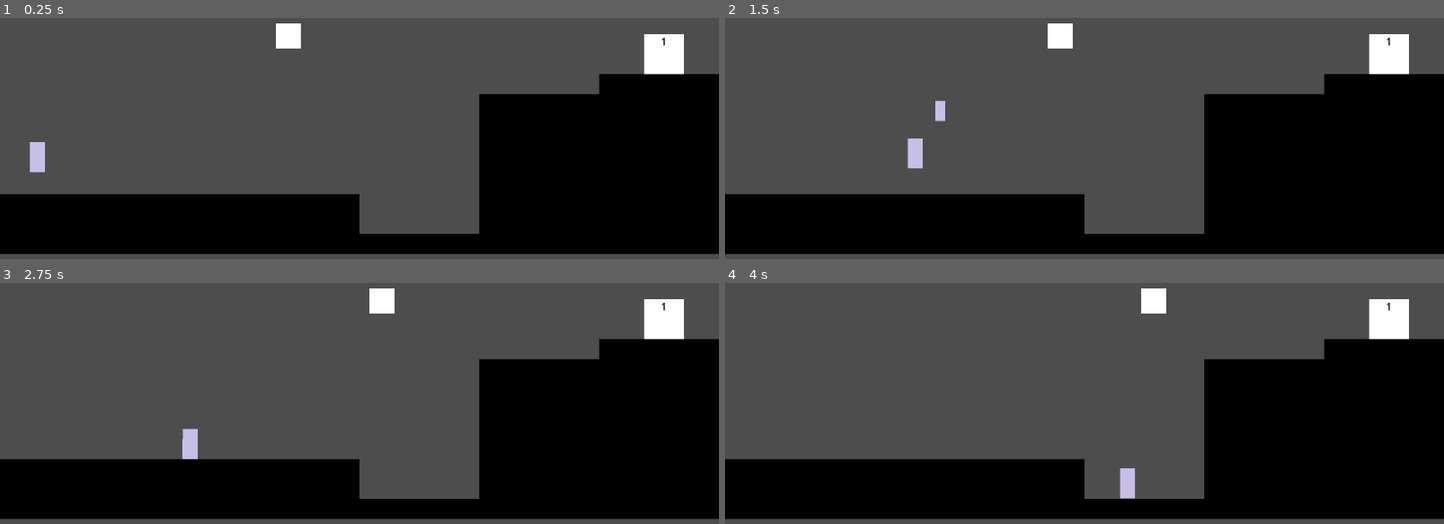
Above: before the commit, frames 1-4 (two rows, left to right).
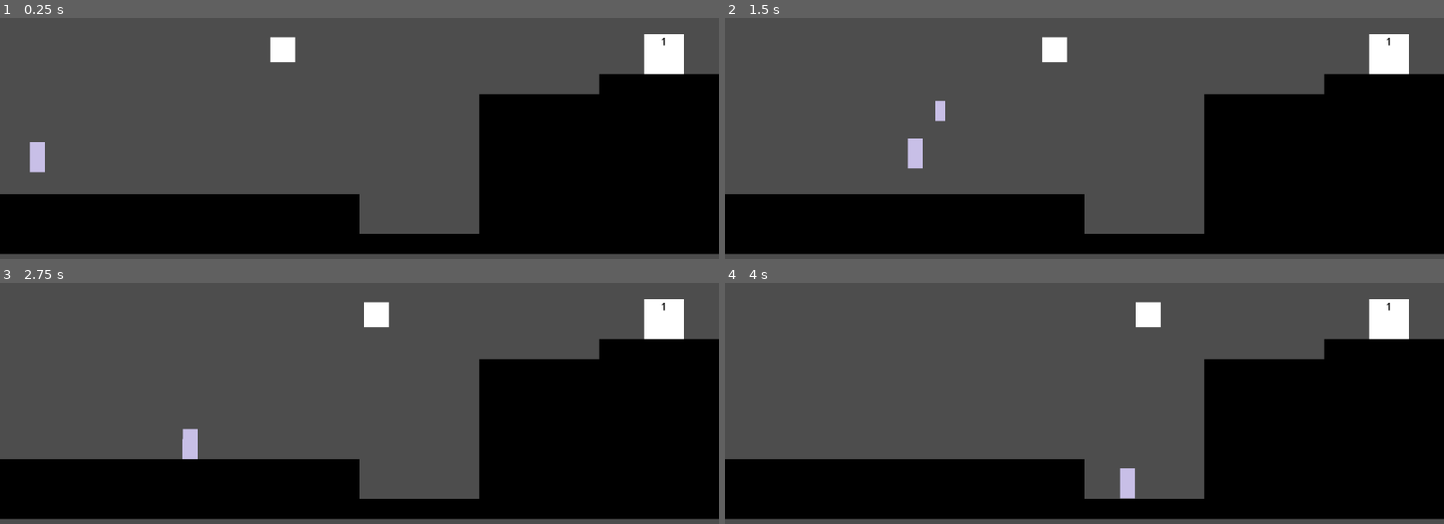
Above: after the commit, the same moments.

Repository: SethHDavis99/GMTK2024
Game: Godot game, scene res://levels/Level5.tscn
Same seed, same stepped clock (60 frames per second), same inputs: the game is played once before the commit and once after it. This scene is started directly instead of the project's main scene.
Inputs (mouse positions are in pixels of both pictures, inside the frame that each line leads up to):
- Up to frame 1 (0.25 s): no input
- Up to frame 2 (1.5 s): move the mouse to (760, 179) at 0.52 s; press the mouse at (760, 179) at 0.53 s; hold D (move_right) from 0.53 s (still down); tap W (jump) at 0.77 s; move the mouse to (940, 75) at 1.27 s; release the mouse at (940, 75) at 1.28 s; tap Space (pop) at 1.35 s
- Up to frame 3 (2.75 s): tap W (jump) at 1.52 s; move the mouse to (309, 367) at 2.02 s; release D (move_right) at 2.03 s; press the mouse at (309, 367) at 2.03 s; hold A (move_left) from 2.03 s (still down)
- Up to frame 4 (4 s): move the mouse to (1048, 403) at 2.77 s; release A (move_left) at 2.78 s; release the mouse at (1048, 403) at 2.78 s; hold D (move_right) from 2.78 s (still down); tap Space (pop) at 2.85 s; tap W (jump) at 3.02, 3.77 s; move the mouse to (1300, 381) at 3.52 s; press the mouse at (1300, 381) at 3.53 s

The runs differ from the first frame. In frame 1, 0.5% of the frame differs, in the area x 37-42%, y 2-19%; in frame 2, 0.5%; in frame 3, 0.5%; in frame 4, 0.5%.

Commit message:
ok sorry

Diff:
--- a/levels/Level5.tscn
+++ b/levels/Level5.tscn
@@ -18,4 +18,4 @@
 next_level = "res://main.tscn"
 
 [node name="MovingPlatform" parent="." instance=ExtResource("4_w3naw")]
-position = Vector2(449, 291)
+position = Vector2(440, 313)
--- a/objects/movingplatform.tscn
+++ b/objects/movingplatform.tscn
@@ -1,6 +1,6 @@
 [gd_scene load_steps=3 format=3 uid="uid://qxeggp7467i"]
 
-[ext_resource type="Script" path="res://objects/movingplatform.gd" id="1_7br2m"]
+[ext_resource type="Script" path="res://scripts/movingplatform.gd" id="1_7br2m"]
 
 [sub_resource type="RectangleShape2D" id="RectangleShape2D_1px8e"]
 size = Vector2(40, 40)
Renamed: objects/movingplatform.gd -> scripts/movingplatform.gd
